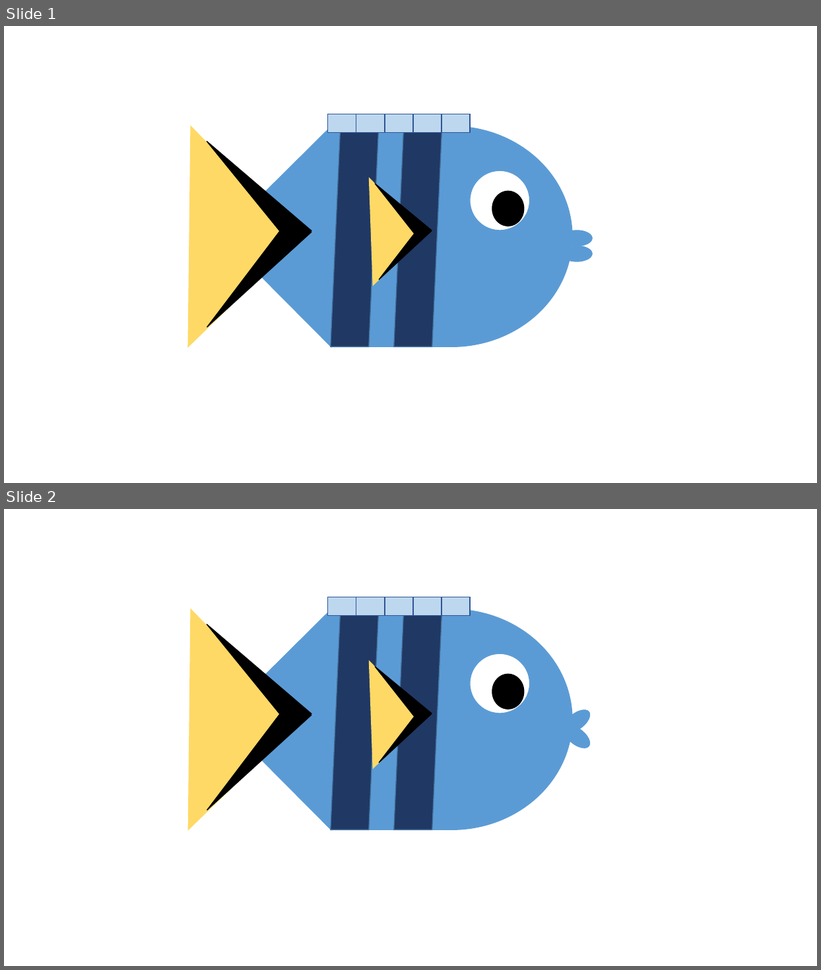
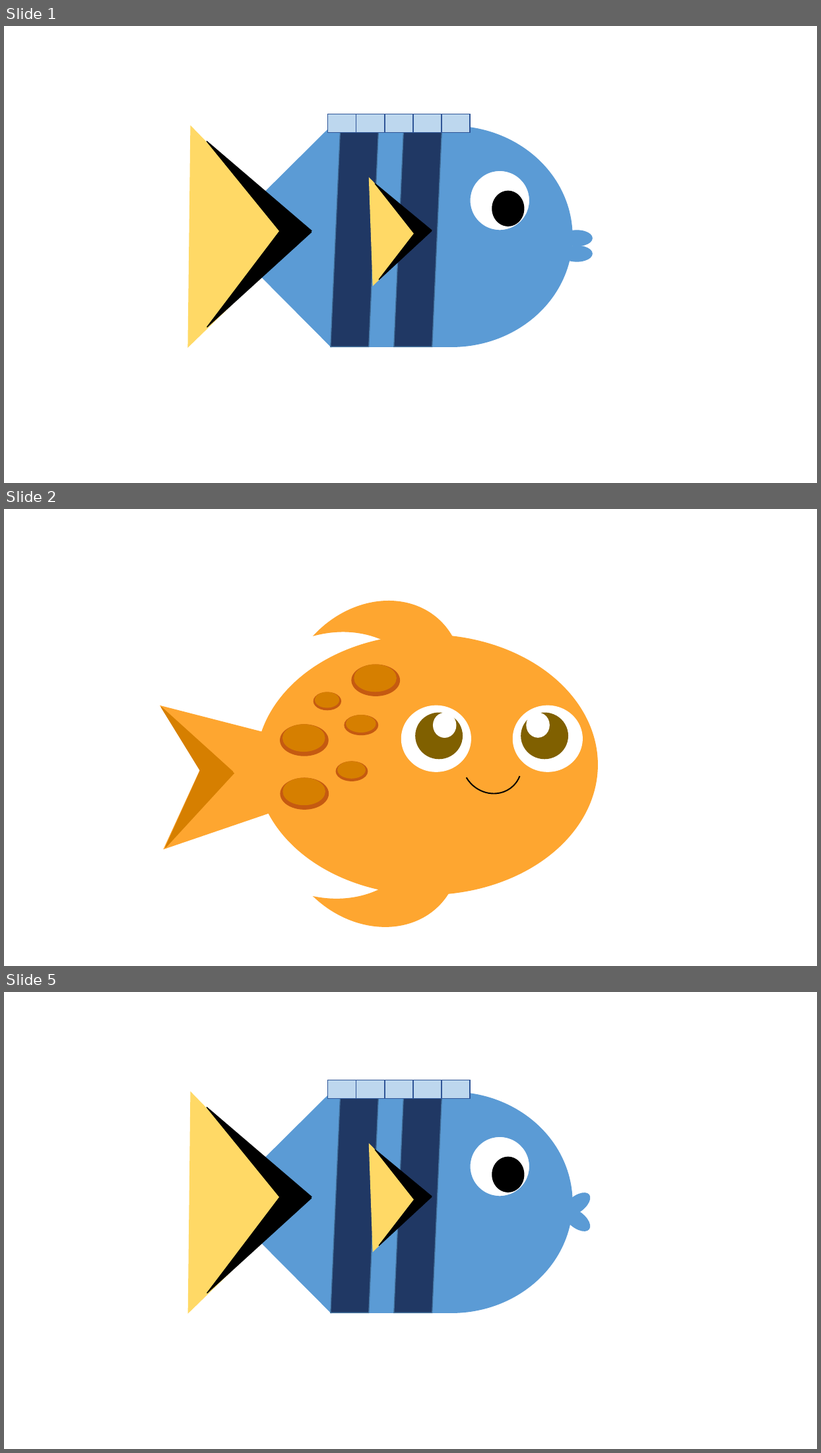
Before and after one commit to hailey-K/MonoGame-Flappy-Fish-, a slide deck: FlappyFish/image.pptx. Shown one above the other, each under a label of ours: slides 1 and 2 before the commit, slides 1, 2 and 5 after it; the slides between them are not shown. The pictures are 821x970 and 821x1453 pixels, drawn with LibreOffice and Linux fonts; fonts in the diff are those of the drawing. Boxes give left, top, right and bottom in pixels: in the first picture for what was removed or moved away, otherwise in the second. Text is boxed around its words. In the diff, an @@ line names an element or a change of style, - is before the commit and + after.

```diff
--- a/FlappyFish/image.pptx
+++ b/FlappyFish/image.pptx
@@ slide 2 added at <box>4,509,817,966</box>, background #FFFFFF @@
@@ moon added at <box>314,565,499,746</box>, fill #FEA630, outline #FEA630 1 pt @@
@@ ellipse added at <box>257,635,597,895</box>, fill #FEA630, outline #FEA630 1 pt @@
@@ right triangle added at <box>161,652,304,797</box>, fill #FEA630, outline #FEA630 1 pt @@
@@ ellipse added at <box>352,665,399,696</box>, fill #C55A11, outline #C55A11 1 pt @@
@@ ellipse added at <box>354,665,396,692</box>, fill #D67F00, outline #D67F00 1 pt @@
@@ right triangle added at <box>161,693,232,786</box>, fill #D67F00, outline #D67F00 1 pt @@
@@ right triangle added at <box>237,694,383,840</box>, fill #FEA630, outline #FEA630 1 pt @@
@@ ellipse added at <box>314,692,341,710</box>, fill #C55A11, outline #C55A11 1 pt @@
@@ ellipse added at <box>315,692,339,708</box>, fill #D67F00, outline #D67F00 1 pt @@
@@ ellipse added at <box>402,706,471,772</box>, fill #FFFFFF, outline #FFFFFF 1 pt @@
@@ ellipse added at <box>514,706,583,772</box>, fill #FFFFFF, outline #FFFFFF 1 pt @@
@@ ellipse added at <box>281,725,328,756</box>, fill #C55A11, outline #C55A11 1 pt @@
@@ ellipse added at <box>283,725,324,752</box>, fill #D67F00, outline #D67F00 1 pt @@
@@ ellipse added at <box>345,716,378,735</box>, fill #C55A11, outline #C55A11 1 pt @@
@@ ellipse added at <box>346,716,376,733</box>, fill #D67F00, outline #D67F00 1 pt @@
@@ ellipse added at <box>416,714,462,759</box>, fill #806000, outline #806000 1 pt @@
@@ ellipse added at <box>434,714,456,738</box>, fill #FFFFFF, outline #FFFFFF 1 pt @@
@@ arc (boxed as its full ellipse) added at <box>450,722,535,806</box>, outline #000000 1.5 pt @@
@@ ellipse added at <box>521,714,568,759</box>, fill #806000, outline #806000 1 pt @@
@@ ellipse added at <box>527,714,549,738</box>, fill #FFFFFF, outline #FFFFFF 1 pt @@
@@ right triangle added at <box>141,751,234,848</box>, fill #D67F00, outline #D67F00 1 pt @@
@@ right triangle added at <box>164,757,304,894</box>, fill #FEA630, outline #FEA630 1 pt @@
@@ ellipse added at <box>337,762,368,782</box>, fill #C55A11, outline #C55A11 1 pt @@
@@ ellipse added at <box>338,762,365,779</box>, fill #D67F00, outline #D67F00 1 pt @@
@@ ellipse added at <box>281,779,329,810</box>, fill #C55A11, outline #C55A11 1 pt @@
@@ ellipse added at <box>283,779,325,805</box>, fill #D67F00, outline #D67F00 1 pt @@
@@ moon added at <box>314,780,496,963</box>, fill #FEA630, outline #FEA630 1 pt @@
@@ what was slide 2 is now slide 5 @@
```
Also in this commit, not shown: 7 other slides added, 1 slide removed, 41 other files.
